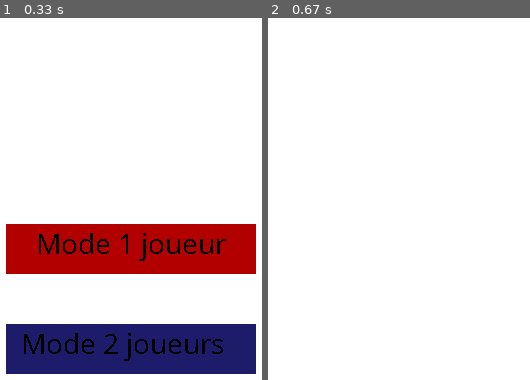
Above: before the commit, frames 1-2 (left to right).
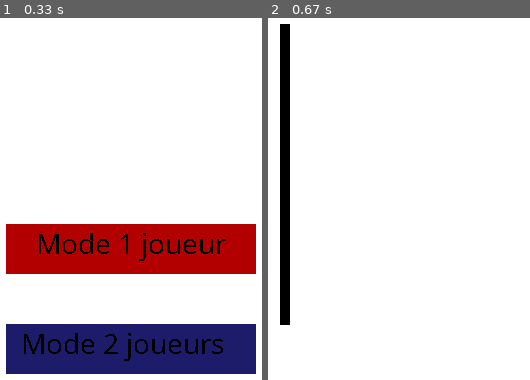
Above: after the commit, the same moments.

Repository: Axel-RODRIGUEZ/TicTacToe
Game: pygame game, started from pygame/main.py
Two runs of this game, one before a commit and one after it. Both use one fixed random seed, a clock stepped at 60 frames per second and the inputs below.
Inputs (mouse positions are in pixels of both pictures, inside the frame that each line leads up to):
- Up to frame 1 (0.33 s): no input
- Up to frame 2 (0.67 s): click (399, 249) at 0.38 s

Frame 1 is identical in both runs. In frame 2, 3.2% of the frame differs, in the area x 4-9%, y 1-85%.

Commit message:
Adding new difficulty mode to the computer and adding commentary to functions

Diff:
--- a/gamemode.py
+++ b/gamemode.py
@@ -1,7 +1,198 @@
 from random import randint
 import time
 
+class Computer_Easy_Mode:
+    def computer(board, sign):
+        '''The computer choose a randint to play on the grid
+
+        PARAMETERS -
+        board : The grid the game is played on
+        sign : The sign the computer will play with
+
+        RETURNS -
+        sign : Return the sign in the grid to update the game board'''
+        while True:
+            ai_choice = randint(1, 9)
+
+            if str(ai_choice) not in board:
+                continue
+
+            else:
+                board[ai_choice - 1] = sign
+                break
+
+        return sign
+
+    def gamemode1player_easy_mode(board, win, players, ai_sign):
+        '''The process to play the game in easy mode
+
+        PARAMETERS -
+        board : The grid the game is played on
+        win : To check if someone win
+        players : Take the actual player sign to check if it is the program turn or not
+        ai_sign : Dynamic way to change the computer sign without changing everything
+
+        RETURNS -
+        return combo : check if any combo is valid, then return it to valid the win
+        return None : return nothing and continue the game if there's no winner'''
+        if players == ai_sign:
+            Computer_Easy_Mode.computer(board, ai_sign)
+
+            for combo in win:
+                if all(board[ai_sign] == players for ai_sign in combo):
+                    return combo
+
+            return None
+
+        else:
+
+            tableau(board)
+
+            while True:
+                try:
+                    choice = input(f"{players}, Choisissez un numéro : ")
+
+                    if choice not in board:
+                        raise ValueError
+
+                    else:
+                        board[int(choice) - 1] = players
+                        break
+
+                except ValueError:
+                    print("Entrez un nombre valide ")
+
+            for combo in win:
+                if all(board[choice] == players for choice in combo):
+                    return combo
+
+            return None
+
+class Computer_Normal_Mode:
+    def computer_normal_mode(board, sign):
+
+        while True:
+            ai_choice = randint(1, 9)
+
+            if board[0] and board[1] == "X" and not board[2] == "O":
+                board[2] = sign
+                break
+
+            elif board[3] and board[4] == "X" and not board[5] == "O":
+                board[5] = sign
+                break
+
+            elif board[6] and board[7] == "X" and not board[8] == "O":
+                board[8] = sign
+                break
+
+            elif board[0] and board[3] == "X" and not board[6] == "O":
+                board[6] = sign
+                break
+
+            elif board[1] and board[4] == "X" and not board[7] == "O":
+                board[7] = sign
+                break
+
+            elif board[2] and board[5] == "X" and not board[8] == "O":
+                board[8] = sign
+                break
+
+            elif board[0] and board[4] == "X" and not board[8] == "O":
+                board[8] = sign
+                break
+
+            elif board[2] and board[4] == "X" and not board[6] == "O":
+                board[6] = sign
+                break
+
+            elif str(ai_choice) not in board:
+                continue
+
+            else:
+                board[ai_choice - 1] = sign
+                break
+        return sign
+
+    def gamemode1player_normal_mode(board, win, players, ai_sign):
+
+        if players == ai_sign:
+            Computer_Normal_Mode.computer_normal_mode(board, ai_sign)
+
+            for combo in win:
+                if all(board[ai_sign] == players for ai_sign in combo):
+                    return combo
+
+            return None
+
+        else:
+
+            tableau(board)
+
+            while True:
+                try:
+                    choice = input(f"{players}, Choisissez un numéro : ")
+
+                    if choice not in board:
+                        raise ValueError
+
+                    else:
+                        board[int(choice) - 1] = players
+                        break
+
+                except ValueError:
+                    print("Entrez un nombre valide ")
+
+            for combo in win:
+                if all(board[choice] == players for choice in combo):
+                    return combo
+
+            return None
+
+class Computer_Hard_Mode:
+    def computer_hard_mode(board, sign):
+        ''
+
+    def gamemode1player_hard_mode(board, win, players, ai_sign):
+
+        if players == ai_sign:
+            Computer_Easy_Mode.computer(board, ai_sign)
+
+            for combo in win:
+                if all(board[ai_sign] == players for ai_sign in combo):
+                    return combo
+
+            return None
+
+        else:
+
+            tableau(board)
+
+            while True:
+                try:
+                    choice = input(f"{players}, Choisissez un numéro : ")
+
+                    if choice not in board:
+                        raise ValueError
+
+                    else:
+                        board[int(choice) - 1] = players
+                        break
+
+                except ValueError:
+                    print("Entrez un nombre valide ")
+
+            for combo in win:
+                if all(board[choice] == players for choice in combo):
+                    return combo
+
+            return None
+
 def restart_choice():
+    '''Reusable code to let the player choose to replay or not
+
+    RETURNS -
+    quit() : Return to quit the program if the player decide to stop the game'''
     while True:
             restart_choice = input("Voulez-vous rejouer ? (O/N)\n").lower()
 
@@ -18,32 +209,11 @@
                 continue
     return None
 
-def computer(board, sign):
-
-    while True:
-        ai_choice = randint(1, 9)
-
-        if str(ai_choice) not in board:
-            continue
-
-        else:
-            board[ai_choice - 1] = sign
-            break
-
-    return sign
-
-def gamemode1player(board, win, players, ai_sign):
-
-    if players == ai_sign:
-        computer(board, ai_sign)
-
-        for combo in win:
-            if all(board[ai_sign] == players for ai_sign in combo):
-                return combo
-
-        return None
-
-    else:
+def tableau(board):
+        '''Reusable code to display the board game
+
+        PARAMETERS -
+        board : To use the actual grid game'''
 
         print("\n", " | ".join(board[:3]))
         print("---+---+---")
@@ -51,35 +221,20 @@
         print("---+---+---")
         print("", " | ".join(board[6:]))
 
-        while True:
-            try:
-                choice = input(f"{players}, Choisissez un numéro : ")
-
-                if choice not in board:
-                    raise ValueError
-
-                else:
-                    board[int(choice) - 1] = players
-                    break
-
-            except ValueError:
-                print("Entrez un nombre valide ")
-
-        for combo in win:
-            if all(board[choice] == players for choice in combo):
-                return combo
-
-        return None
-
-
-
 def gamemode2player(board, win, players):
 
-    print("\n", " | ".join(board[:3]))
-    print("---+---+---")
-    print("", " | ".join(board[3:6]))
-    print("---+---+---")
-    print("", " | ".join(board[6:]))
+    '''The process to play the game with 2 players
+
+    PARAMETERS -
+    board : The grid the game is played on
+    win : To check if someone win
+    players : Take the actual player sign to check which player turn it is
+
+    RETURNS -
+    return combo : check if any combo is valid, then return it to valid the win
+    return None : return nothing and continue the game if there's no winner'''
+
+    tableau(board)
 
     while True:
         try:
--- a/main.py
+++ b/main.py
@@ -1,68 +1,110 @@
 import time
-from gamemode import gamemode2player, gamemode1player, restart_choice
+from gamemode import gamemode2player, Computer_Easy_Mode, Computer_Normal_Mode, restart_choice, tableau
 
 combos = (
+
     (0, 1, 2), (3, 4, 5), (6, 7, 8),
     (0, 3, 6), (1, 4, 7), (2, 5, 8),
     (0, 4, 8), (2, 4, 6)
+
 )
+
+
 
 while True:
 
-    grid = ["1","2","3","4","5","6","7","8","9"]
-
-    gamemode_choice = input("1 - Mode solo\n2 - Mode 2 joueurs\n")
+    gamemode_choice = input("1 - Mode solo\n2 - Mode 2 joueurs\n3 - Quitter\n")
 
     # Solo mode
     if gamemode_choice == "1":
+        while True :
+            difficulty = input("1 - Mode facile\n2 - Mode normal\n3 - Mode Difficile\n")
 
+            if difficulty == "1":
+                    grid = ["1","2","3","4","5","6","7","8","9"]
+                    player1 = "X"
+                    ai = "O"
+                    player = player1
+
+                    for i in range(9):
+                        win = Computer_Easy_Mode.gamemode1player_easy_mode(grid, combos, player, ai)
+
+                        if win:
+                            tableau(grid)
+                            print(f"Le joueur '{player}' a gagné !")
+                            break
+
+                        if player == player1:
+                            player = ai
+
+                        else:
+                            player = player1
+
+                    else:
+                        print("Il y a eu égalité.")
+
+                    restart_choice()
+
+            elif difficulty == "2":
+                grid = ["1","2","3","4","5","6","7","8","9"]
+                player1 = "X"
+                ai = "O"
+                player = player1
+
+                for i in range(9):
+                    win = Computer_Normal_Mode.gamemode1player_normal_mode(grid, combos, player, ai)
+
+                    if win:
+                        tableau(grid)
+                        print(f"Le joueur '{player}' a gagné !")
+                        break
+
+                    if player == player1:
+                        player = ai
+
+                    else:
+                        player = player1
+
+                else:
+                    print("Il y a eu égalité.")
+
+                restart_choice()
+
+            elif difficulty == "3":
+                'Difficulté difficile'
+
+            elif difficulty == "4":
+                break
+
+            else:
+                print("Erreur, veuillez réessayer")
+                continue
+
+    # 2 players mode
+    elif gamemode_choice == "2":
         player1 = "X"
-        ai = "O"
+        player2 = "O"
         player = player1
 
         for i in range(9):
-
-            win = gamemode1player(grid, combos, player, ai)
+            win = gamemode2player(grid, combos, player)
 
             if win:
+                tableau(grid)
                 print(f"Le joueur '{player}' a gagné !")
                 break
 
-            if player == player1:
-                player = ai
-
-            else:
-                player = player1
+            player = player1 if player == player2 else player2
 
         else:
             print("Il y a eu égalité.")
 
         restart_choice()
 
-    # 2 players mode
-    elif gamemode_choice == "2":
+    elif gamemode_choice == "3":
+        print("Merci d'avoir joué !")
+        break
 
-        player1 = "X"
-        player2 = "O"
-        player = player1
-
-        for i in range(9):
-
-            win = gamemode2player(grid, combos, player)
-
-            if win:
-                print(f"Le joueur '{player}' a gagné !")
-                break
-
-            player = player1 if player == player2 else player2
-
-        else:
-
-            print("Il y a eu égalité.")
-
-        restart_choice()
-
-    # Error input for the choice of gamemode
     else:
         print("Erreur du programme, essayez d'entrer un nombre correct.")
         time.sleep(0.5)
--- a/pygame/functions.py
+++ b/pygame/functions.py
@@ -3,5 +3,9 @@
 
 class solo_gamemode:
     def solo_gamemode_screen(screen, color):
+        lines_color = (0, 0, 0)
+
         screen.fill(color)
         pygame.display.flip()
+        pygame.draw.line(screen, lines_color, (200, 100), (200, 400), 10 )
+        pygame.display.flip()
